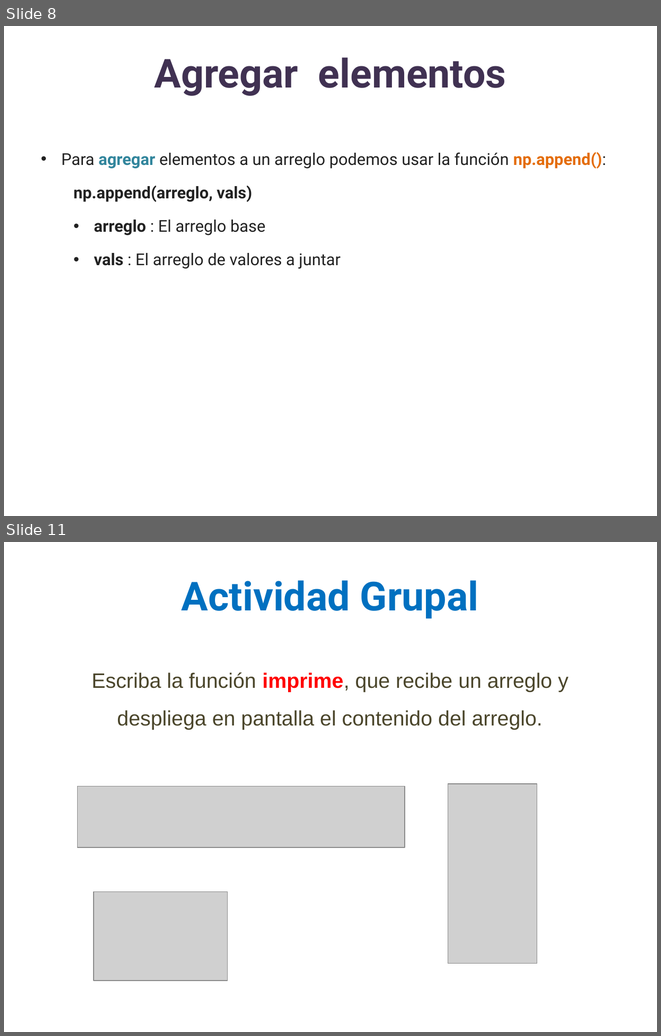
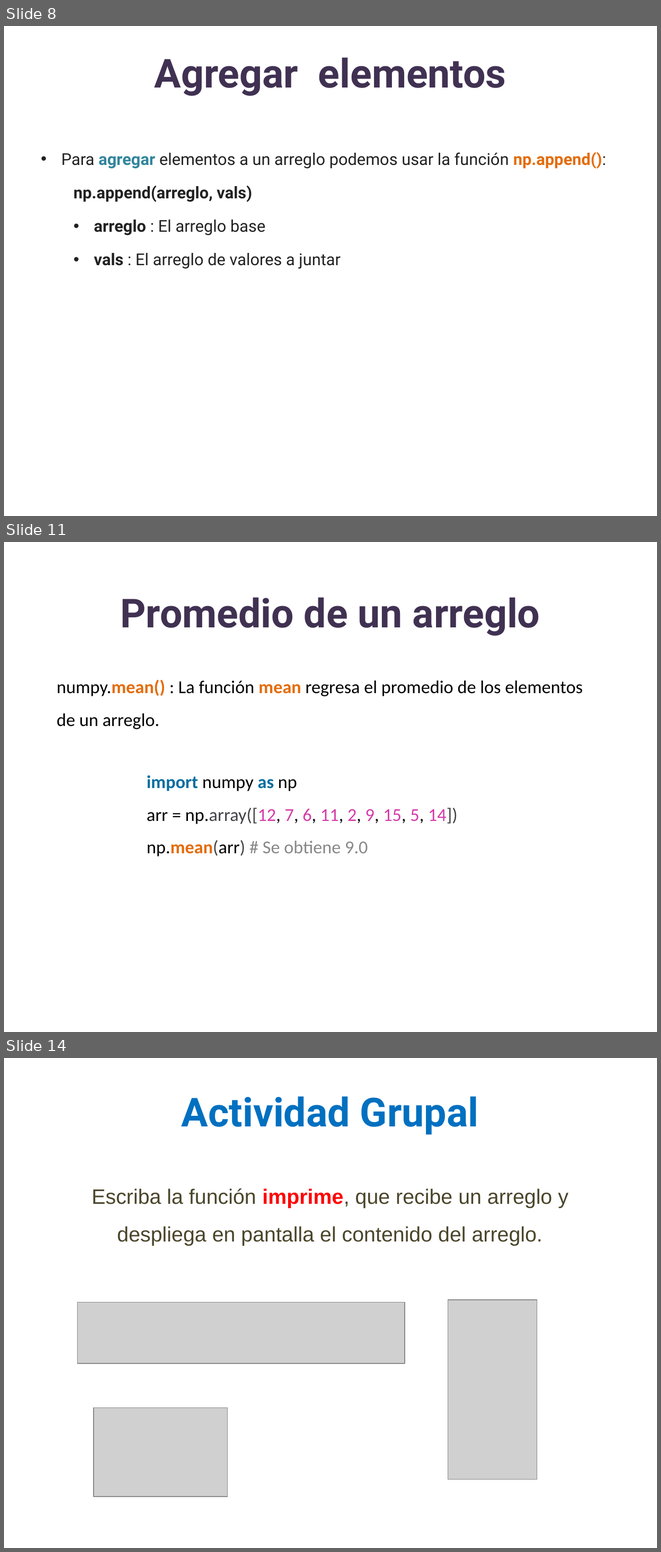
Before and after one commit to lizetheP/Analitica, a slide deck: CalendarioAgo2022/presentaciones/20_ArreglosNumpy.pptx. Shown one above the other, each under a label of ours: slides 8 and 11 before the commit, slides 8, 11 and 14 after it; the slides between them are not shown. The pictures are 661x1036 and 661x1552 pixels, drawn with LibreOffice and Linux fonts; fonts in the diff are those of the drawing; grey boxes stand for pictures. Boxes give left, top, right and bottom in pixels: in the first picture for what was removed or moved away, otherwise in the second. Text is boxed around its words. In the diff, an @@ line names an element or a change of style, - is before the commit and + after.

```diff
--- a/CalendarioAgo2022/presentaciones/20_ArreglosNumpy.pptx
+++ b/CalendarioAgo2022/presentaciones/20_ArreglosNumpy.pptx
@@ slide 11 added at (x1=4, y1=542, x2=657, y2=1032), background #FFFFFF @@
@@ title added at (x1=120, y1=597, x2=540, y2=636), 44 pt, text #403152, bold @@
+Promedio de un arreglo
@@ text added at (x1=56, y1=679, x2=583, y2=729), 20 pt, text #000000 @@
+numpy.mean() : La función mean regresa el promedio de los elementos de un arreglo.
@@ text added at (x1=147, y1=775, x2=458, y2=856), 20 pt, text #000000 @@
+import numpy as np
+arr = np.array([12, 7, 6, 11, 2, 9, 15, 5, 14])
+np.mean(arr) # Se obtiene 9.0
@@ what was slide 11 is now slide 14 @@
```
Also in this commit, not shown: 2 other slides added, 28 other files.
